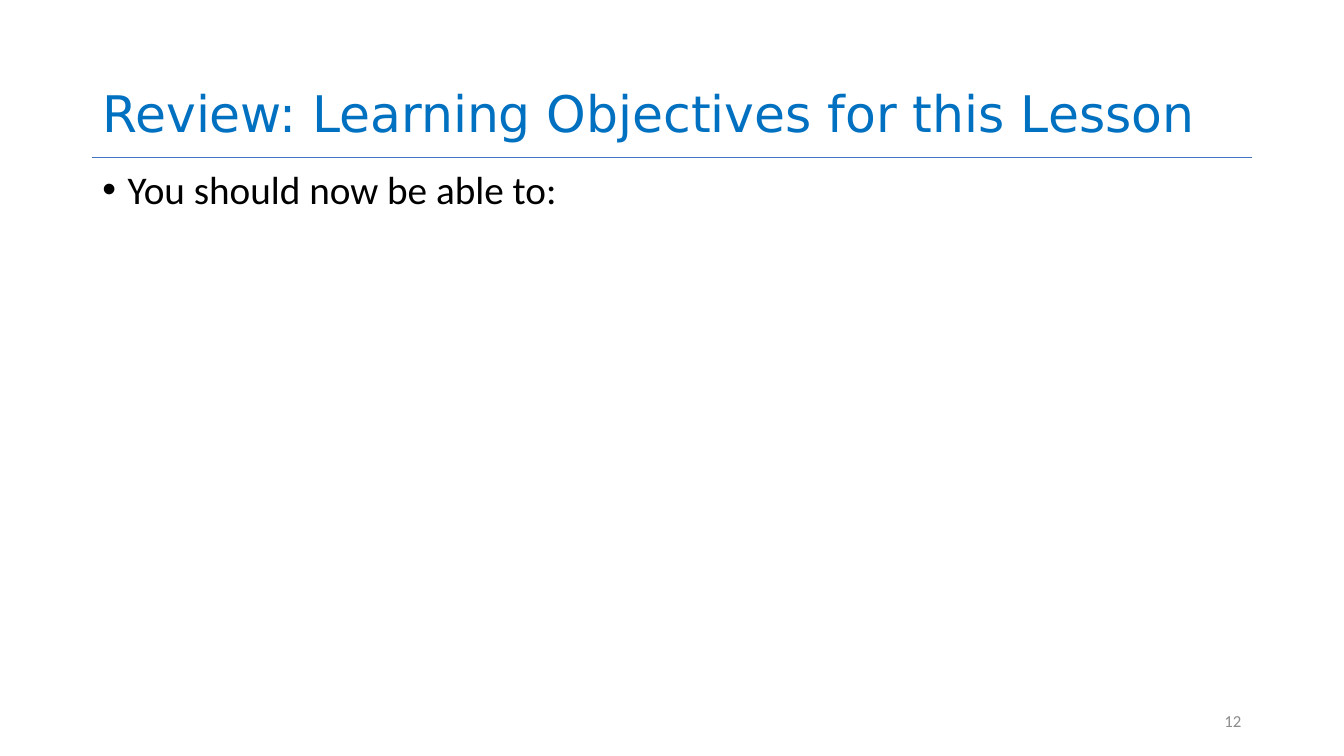
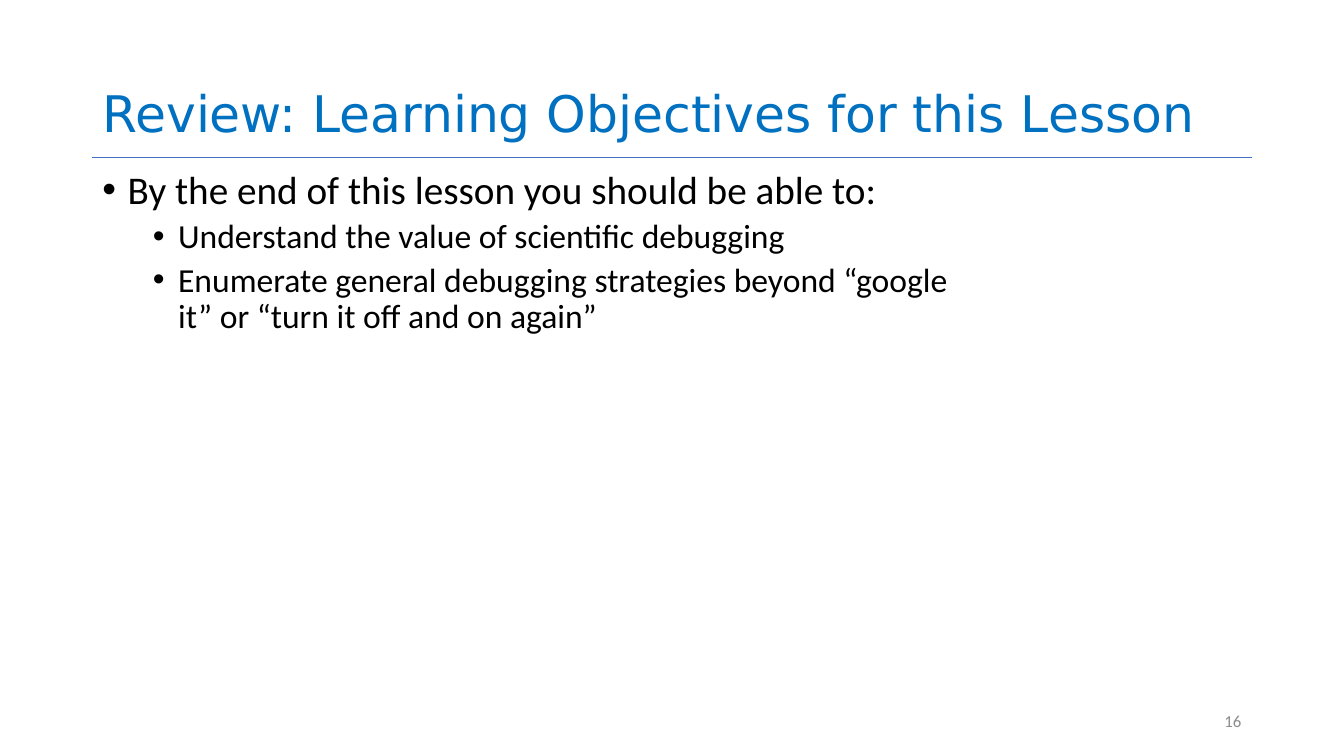
Before and after one commit to neu-se/CS4530-Spring-2022, a slide deck: slide 16 of Slides/Lesson 4.4 Debugging.pptx (slide 12 before the commit). Drawn at 1344x756 pixels with LibreOffice and Linux fonts; fonts in the diff are those of the drawing. Boxes give left, top, right and bottom in pixels: in the first picture for what was removed or moved away, otherwise in the second. Text is boxed around its words. In the diff, an @@ line names an element or a change of style, - is before the commit and + after.

Commit message:
final draft of lesson 4

```diff
--- a/Slides/Lesson 4.4 Debugging.pptx
+++ b/Slides/Lesson 4.4 Debugging.pptx
@@ text at (128,176,947,334): text changed; size 28 to 24 pt @@
-• You should now be able to:
+• By the end of this lesson you should be able to:
+  • Understand the value of scientific debugging
+  • Enumerate general debugging strategies beyond “google it” or “turn it off and on again”
@@ page number at (1224,716,1241,727): text changed @@
-12
+16
```
Also in this commit, not shown: 2 other slides changed, 4 slides added, 1 other file.
